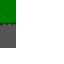
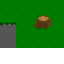
Layered file, before and after one edit (64 × 64). Changes by layer:
added layer "stump" above "grass and bottom border" over [33, 15, 53, 30]
added layer "grass background" over [16, 0, 64, 48]
